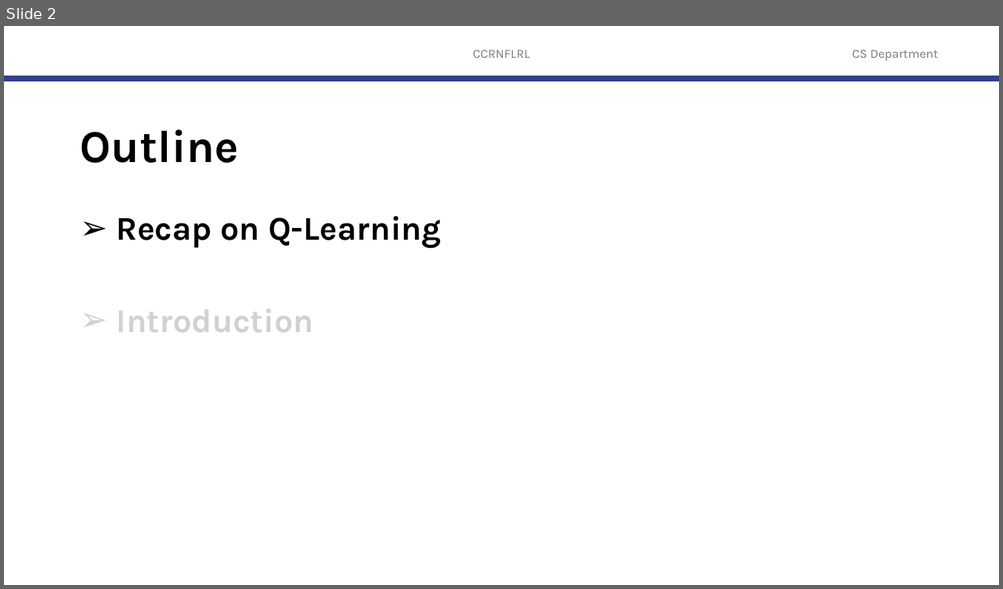
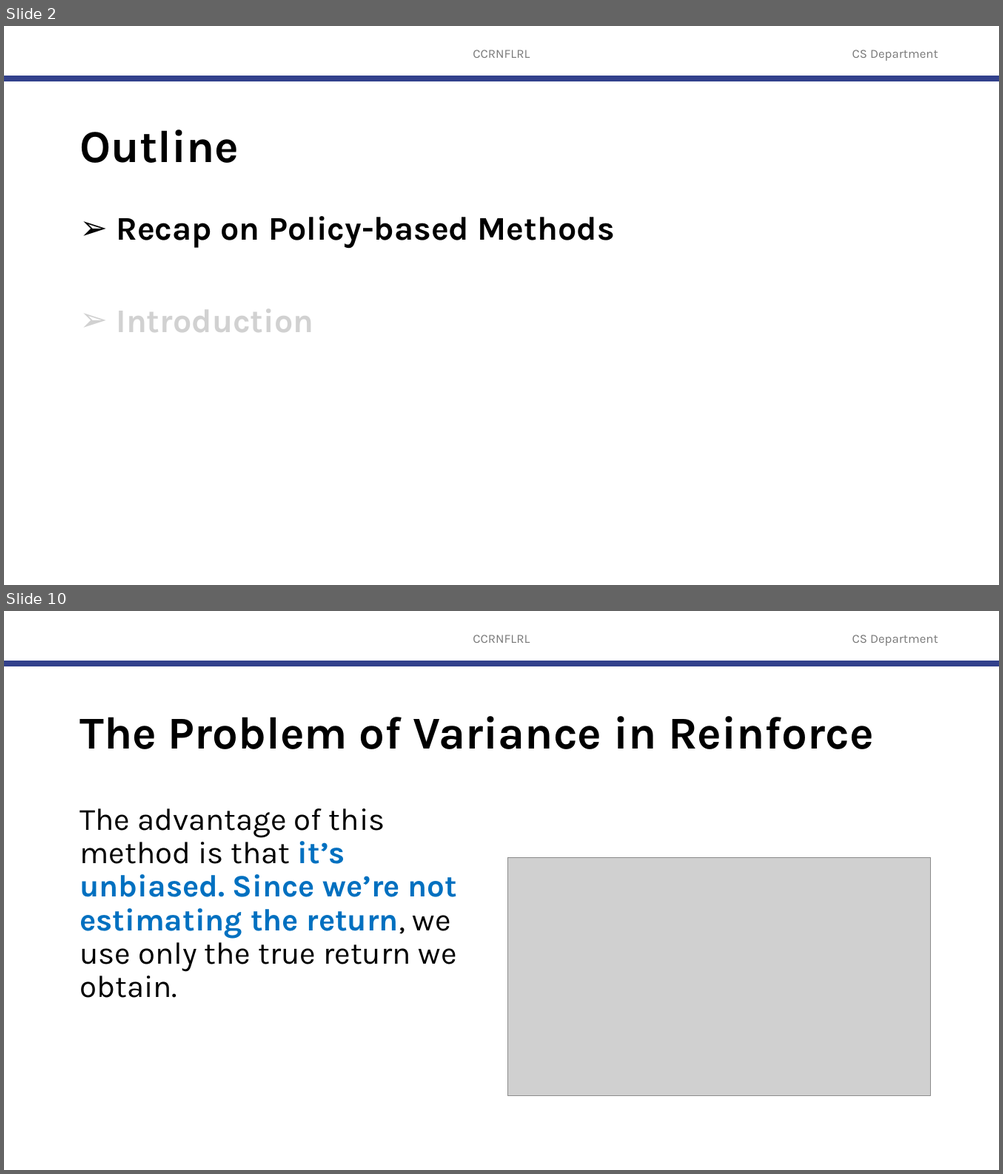
Before and after one commit to robitussin/CCRNFLRL, a slide deck: 7 - Policy Gradient Methods/Actor Critic.pptx. Shown one above the other, each under a label of ours: slide 2 before the commit, slides 2 and 10 after it; the slides between them are not shown. The pictures are 1003x589 and 1003x1174 pixels, drawn with LibreOffice and Linux fonts; fonts in the diff are those of the drawing; grey boxes stand for pictures; background and template pictures are left out. Boxes give left, top, right and bottom in pixels: in the first picture for what was removed or moved away, otherwise in the second. Text is boxed around its words. In the diff, an @@ line names an element or a change of style, - is before the commit and + after.

```diff
--- a/7 - Policy Gradient Methods/Actor Critic.pptx
+++ b/7 - Policy Gradient Methods/Actor Critic.pptx
@@ slide 10 added at box(4, 611, 999, 1170), background #FFFFFF; not listed: 3 template elements that a slide beside it also shows @@
@@ title added at box(79, 716, 874, 749), 44 pt, text #000000, bold @@
+The Problem of Variance in Reinforce
@@ text added at box(79, 809, 457, 998), 30 pt, text #000000 @@
+The advantage of this method is that it’s unbiased. Since we’re not estimating the return, we use only the true return we obtain.
@@ picture added at box(508, 858, 930, 1096) @@
@@ slide 2 changed as well @@
@@ text at box(116, 216, 614, 249): text changed @@
-➢ Recap on Q-Learning
+➢ Recap on Policy-based Methods
```
Also in this commit, not shown: 27 other slides added, 50 slides removed.
